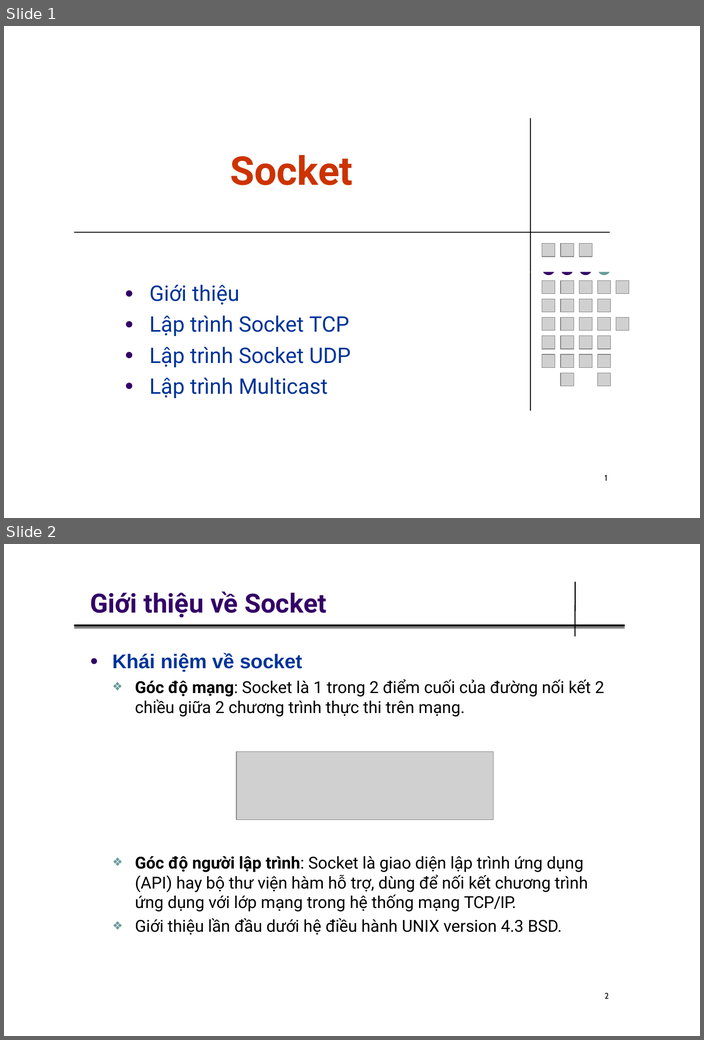
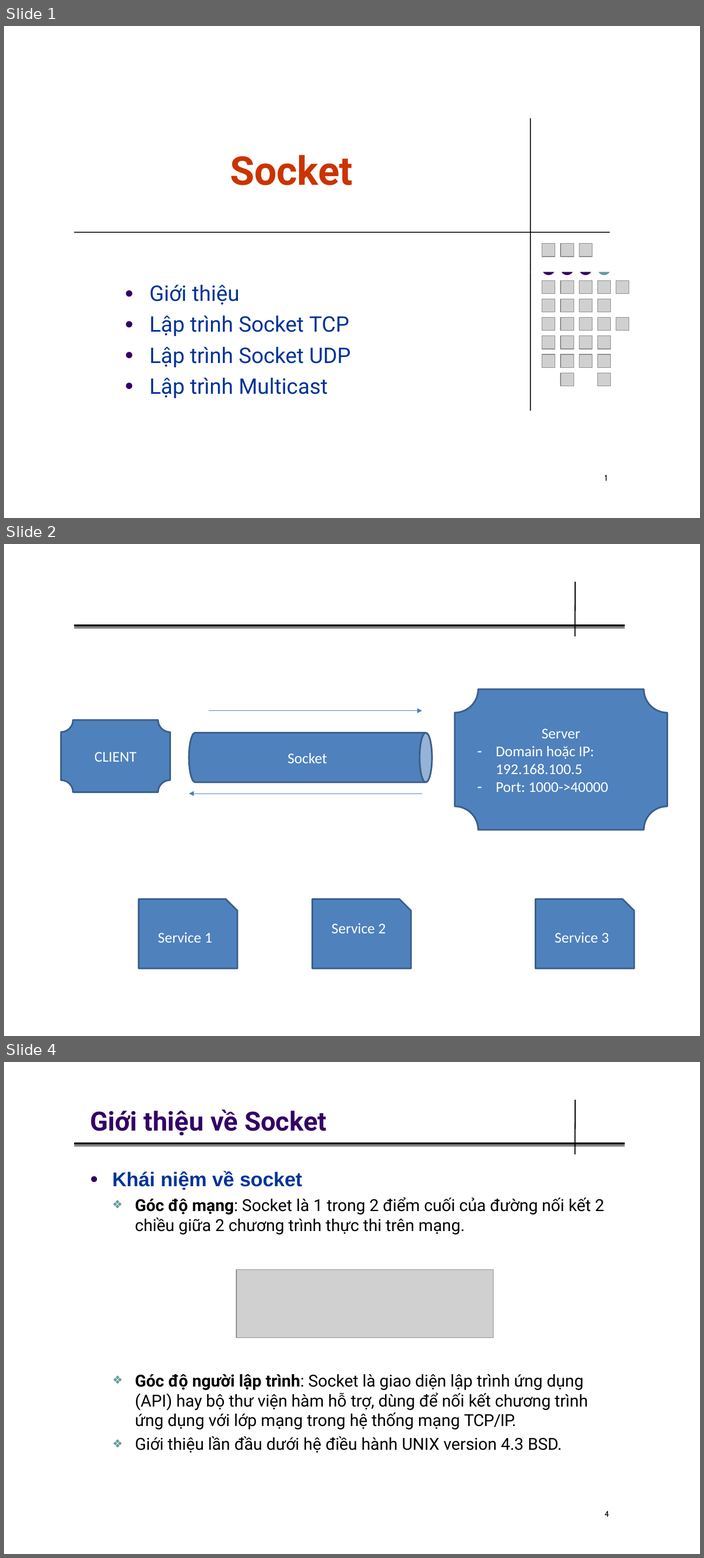
Before and after one commit to cuongpqfit/Java_10.1.2023, a slide deck: documents/Lesson 12 - Socket.pptx. Shown one above the other, each under a label of ours: slides 1 and 2 before the commit, slides 1, 2 and 4 after it; the slides between them are not shown. The pictures are 704x1040 and 704x1558 pixels, drawn with LibreOffice and Linux fonts; fonts in the diff are those of the drawing; grey boxes stand for pictures; background and template pictures are left out. Boxes give left, top, right and bottom in pixels: in the first picture for what was removed or moved away, otherwise in the second. Text is boxed around its words. In the diff, an @@ line names an element or a change of style, - is before the commit and + after.

```diff
--- a/documents/Lesson 12 - Socket.pptx
+++ b/documents/Lesson 12 - Socket.pptx
@@ slide 2 added at <box>4,544,700,1036</box>, background #FFFFFF; not listed: 1 template element that a slide beside it also shows @@
@@ plaque added at <box>454,689,667,830</box>, fill #4F81BD, outline #3A5F8C 2 pt, 18 pt, text #FFFFFF @@
+Server
+– Domain hoặc IP: 192.168.100.5
+– Port: 1000->40000
@@ plaque added at <box>61,720,170,792</box>, fill #4F81BD, outline #3A5F8C 2 pt, 18 pt, text #FFFFFF @@
+CLIENT
@@ arrow added from (209, 711) to (421, 711), #4B7EBC 0.75 pt @@
@@ cylinder added at <box>189,733,432,782</box>, fill #4F81BD, outline #3A5F8C 2 pt, 18 pt, text #FFFFFF @@
+Socket
@@ arrow added from (421, 794) to (189, 794), #4B7EBC 0.75 pt @@
@@ snip rect added at <box>138,899,237,969</box>, fill #4F81BD, outline #3A5F8C 2 pt, 18 pt, text #FFFFFF @@
+Service 1
@@ snip rect added at <box>312,899,411,969</box>, fill #4F81BD, outline #3A5F8C 2 pt, 18 pt, text #FFFFFF @@
+Service 2
@@ snip rect added at <box>535,899,634,969</box>, fill #4F81BD, outline #3A5F8C 2 pt, 18 pt, text #FFFFFF @@
+Service 3
@@ what was slide 2 is now slide 4 @@
@@ page number at <box>604,1511,609,1517</box>: text changed @@
-2
+4
```
Also in this commit, not shown: 1 other slide added, 2 other files.
